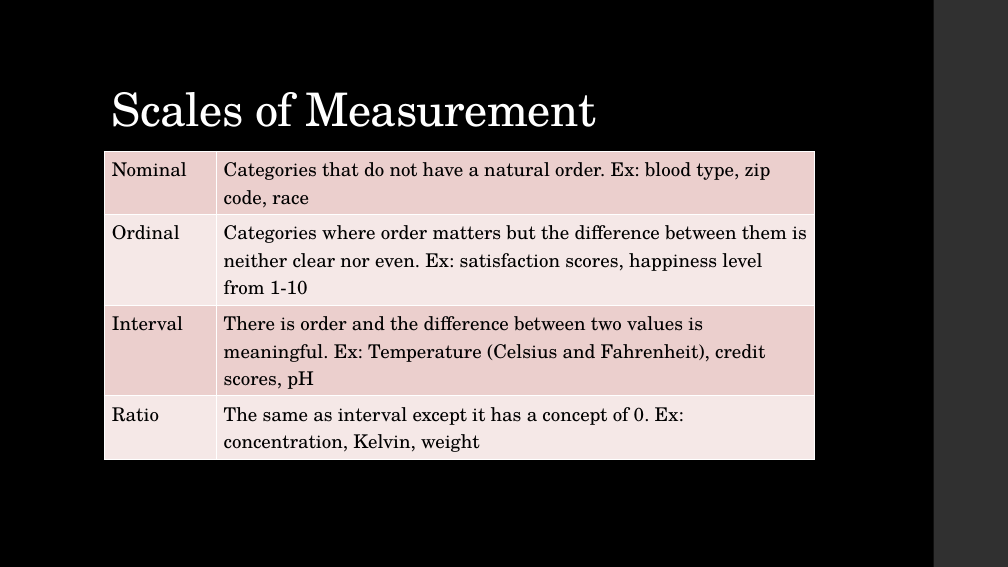
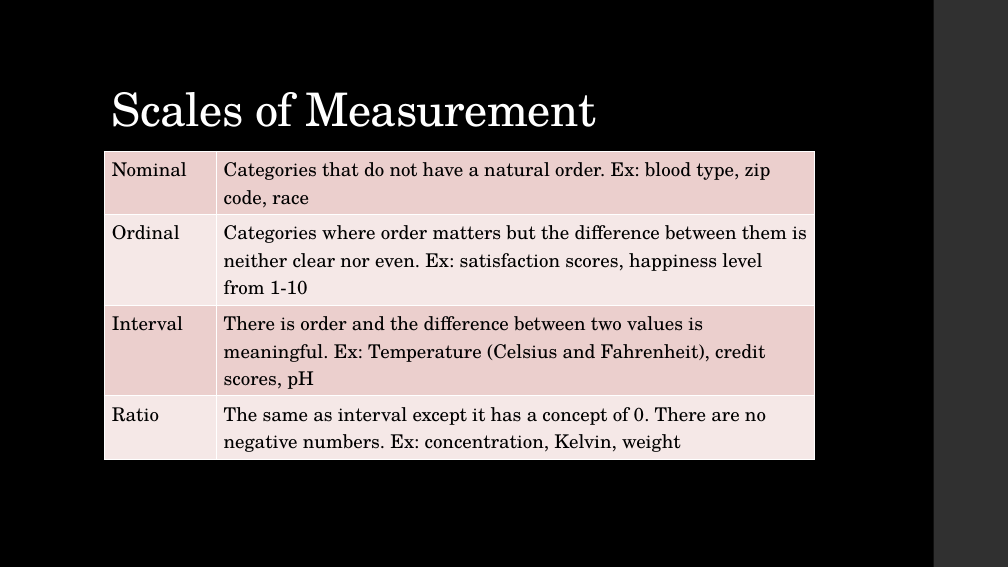
Before and after one commit to LaunchCoderGirlSTL/Data-Science-Assignments, a slide deck: slide 6 of course_material/week_08/week_08_presentation.pptx. Drawn at 1008x567 pixels with LibreOffice and Linux fonts; fonts in the diff are those of the drawing. Boxes give left, top, right and bottom in pixels: in the first picture for what was removed or moved away, otherwise in the second. Text is boxed around its words. In the diff, an @@ line names an element or a change of style, - is before the commit and + after.

```diff
--- a/course_material/week_08/week_08_presentation.pptx
+++ b/course_material/week_08/week_08_presentation.pptx
@@ table at box(104, 151, 815, 456) @@
-row 4, column 2: The same as interval except it has a concept of 0. Ex: concentration, Kelvin, weight
+row 4, column 2: The same as interval except it has a concept of 0. There are no negative numbers. Ex: concentration, Kelvin, weight
```
Also in this commit, not shown: 3 other slides changed, 2 other files.
